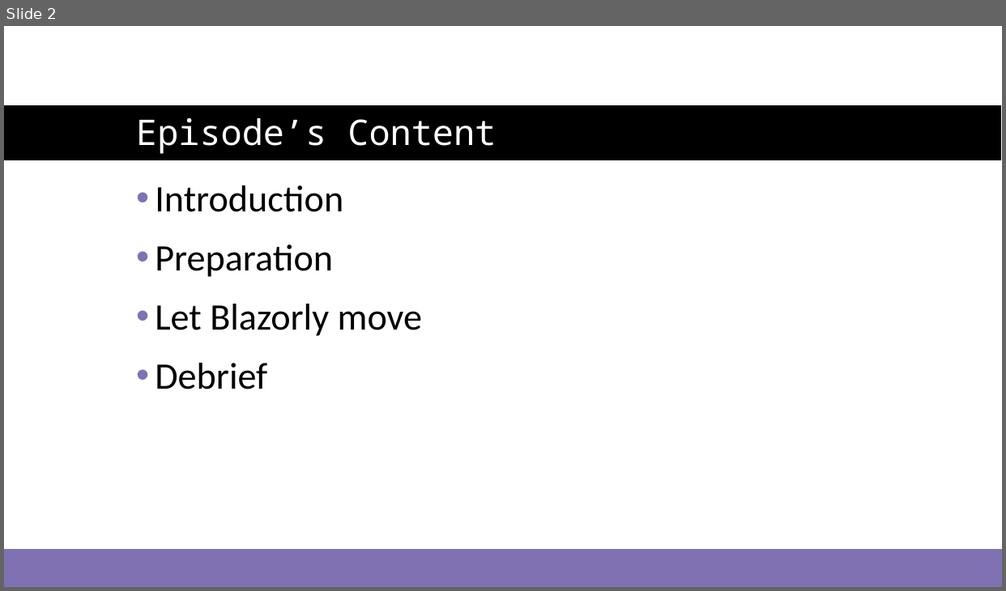
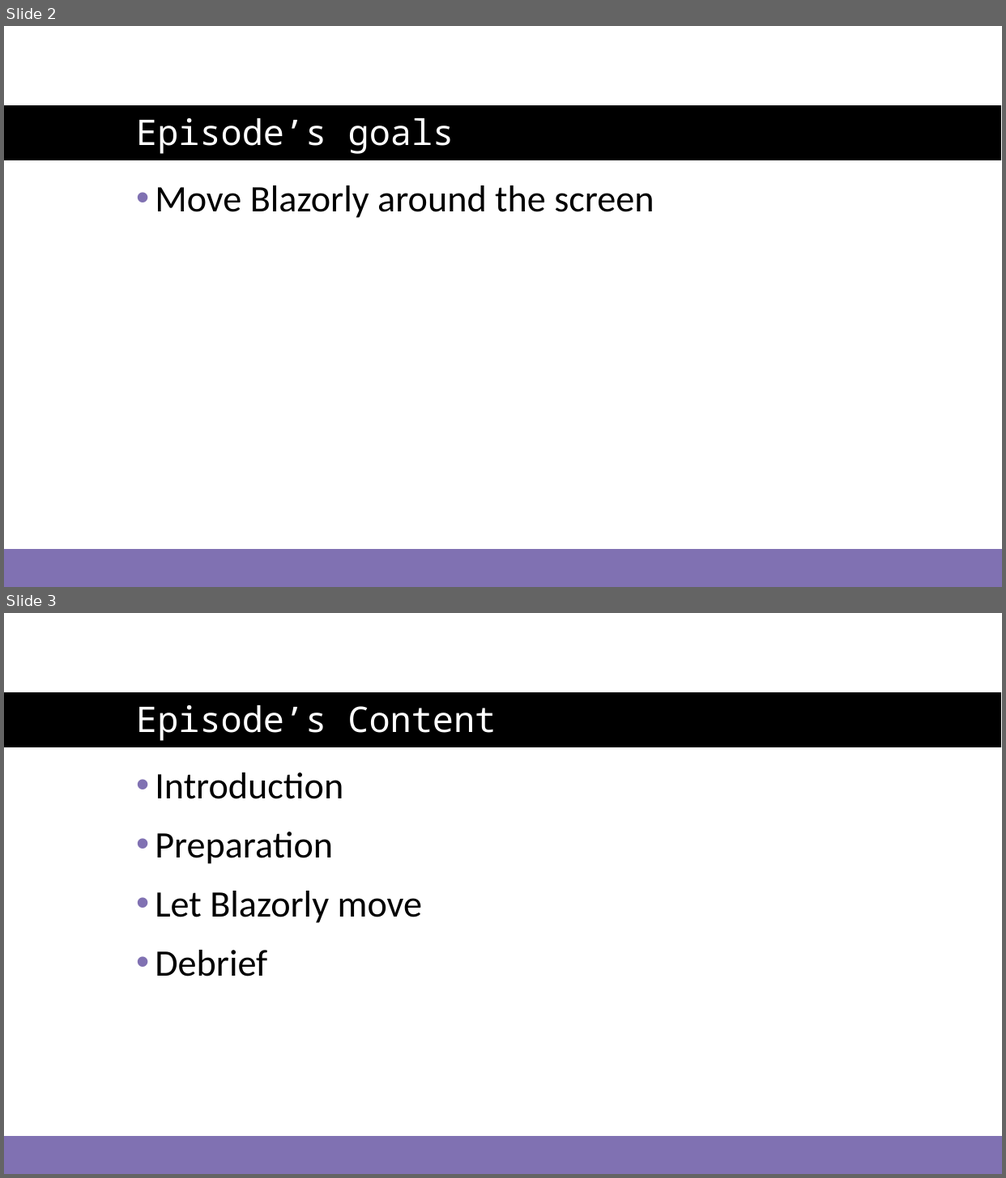
Before and after one commit to just-the-benno/BlazQ, a slide deck: episode1/media/slides-episode-1.pptx. Shown one above the other, each under a label of ours: slide 2 before the commit, slides 2 and 3 after it. The pictures are 1006x591 and 1006x1178 pixels, drawn with LibreOffice and Linux fonts; fonts in the diff are those of the drawing; background and template pictures are left out. Boxes give left, top, right and bottom in pixels: in the first picture for what was removed or moved away, otherwise in the second. Text is boxed around its words. In the diff, an @@ line names an element or a change of style, - is before the commit and + after.

Commit message:
changes to first episode after feedback

```diff
--- a/episode1/media/slides-episode-1.pptx
+++ b/episode1/media/slides-episode-1.pptx
@@ slide 2 added at (4,26,1002,587), background #FFFFFF; not listed: 2 template elements that a slide beside it also shows @@
@@ title added at (136,118,454,154), 34 pt, text #FFFFFF @@
+Episode’s goals
@@ text added at (155,186,654,218), 36 pt, text #000000 @@
+• Move Blazorly around the screen
@@ what was slide 2 is now slide 3 @@
```
Also in this commit, not shown: 5 slides changed, 4 other slides added, 1 slide removed, 3 other files.
